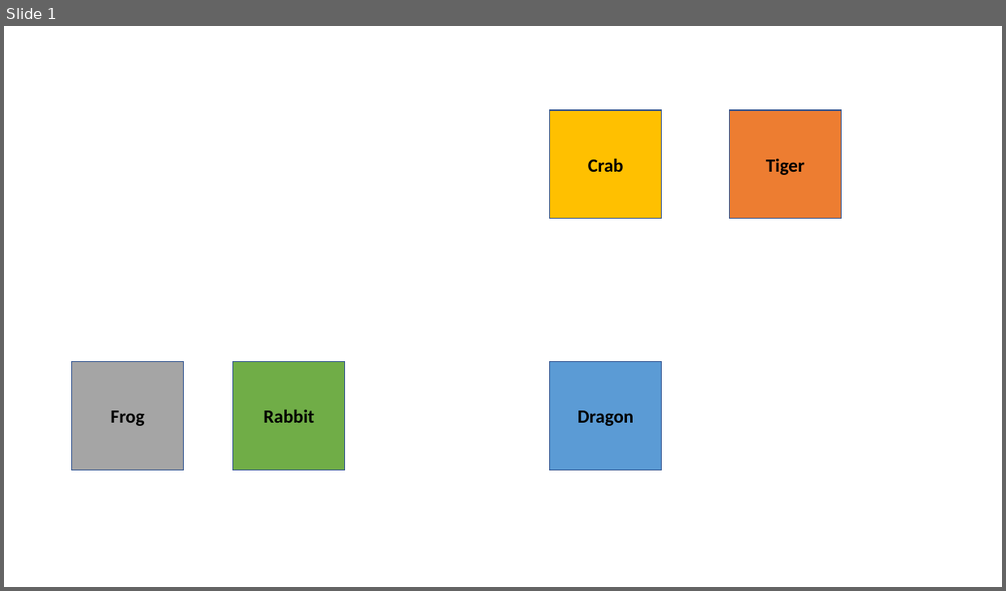
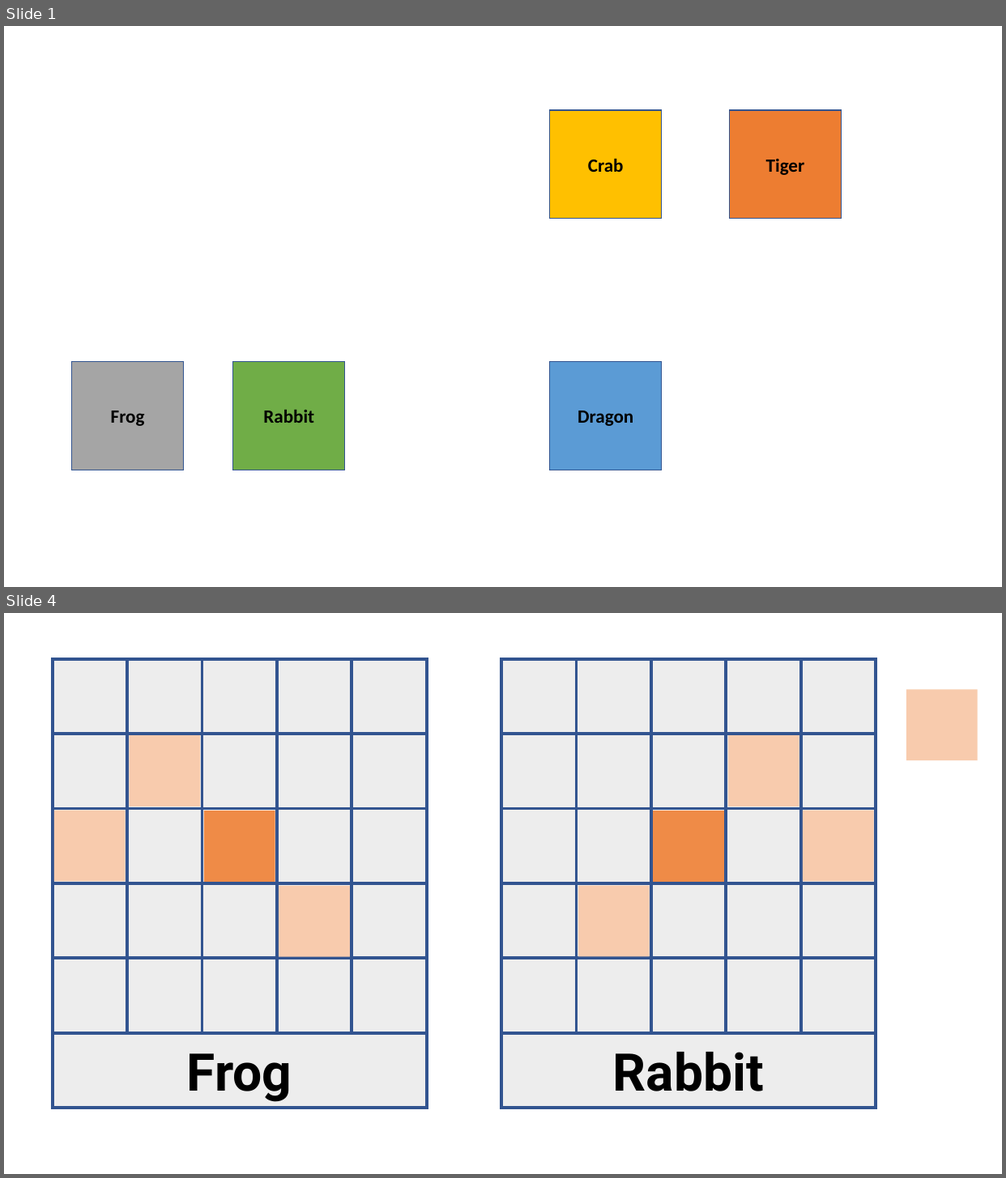
Before and after one commit to Biumsp/Onitama, a slide deck: onitama.pptx. Shown one above the other, each under a label of ours: slide 1 before the commit, slides 1 and 4 after it; the slides between them are not shown. The pictures are 1006x591 and 1006x1178 pixels, drawn with LibreOffice and Linux fonts; fonts in the diff are those of the drawing. Boxes give left, top, right and bottom in pixels: in the first picture for what was removed or moved away, otherwise in the second. Text is boxed around its words. In the diff, an @@ line names an element or a change of style, - is before the commit and + after.

```diff
--- a/onitama.pptx
+++ b/onitama.pptx
@@ slide 4 added at (4,613,1002,1174), background #FFFFFF @@
@@ rectangle added at (53,658,427,734), fill #EDEDED, outline #325491 3 pt @@
@@ rectangle added at (53,658,127,1033), outline #325491 3 pt @@
@@ rectangle added at (127,658,202,1033), outline #325491 3 pt @@
@@ rectangle added at (202,658,277,1033), outline #325491 3 pt @@
@@ rectangle added at (277,658,352,1033), outline #325491 3 pt @@
@@ rectangle added at (352,658,427,1033), outline #325491 3 pt @@
@@ rectangle added at (502,658,876,734), fill #EDEDED, outline #325491 3 pt @@
@@ rectangle added at (502,658,577,1033), outline #325491 3 pt @@
@@ rectangle added at (577,658,651,1033), outline #325491 3 pt @@
@@ rectangle added at (651,658,727,1033), outline #325491 3 pt @@
@@ rectangle added at (727,658,801,1033), outline #325491 3 pt @@
@@ rectangle added at (801,658,876,1033), outline #325491 3 pt @@
@@ rectangle added at (906,689,978,760), fill #F8CBAD @@
@@ rectangle added at (53,734,427,808), fill #EDEDED, outline #325491 3 pt @@
@@ rectangle added at (502,734,876,808), fill #EDEDED, outline #325491 3 pt @@
@@ rectangle added at (129,736,200,807), fill #F8CBAD @@
@@ rectangle added at (728,736,799,807), fill #F8CBAD @@
@@ rectangle added at (53,808,427,884), fill #EDEDED, outline #325491 3 pt @@
@@ rectangle added at (54,811,126,882), fill #F8CBAD @@
@@ rectangle added at (204,811,275,882), fill #EF8B47 @@
@@ rectangle added at (502,808,876,884), fill #EDEDED, outline #325491 3 pt @@
@@ rectangle added at (653,811,724,882), fill #EF8B47 @@
@@ rectangle added at (803,811,874,882), fill #F8CBAD @@
@@ rectangle added at (53,884,427,958), fill #EDEDED, outline #325491 3 pt @@
@@ rectangle added at (279,886,350,957), fill #F8CBAD @@
@@ rectangle added at (502,884,876,958), fill #EDEDED, outline #325491 3 pt @@
@@ rectangle added at (578,885,650,956), fill #F8CBAD @@
@@ rectangle added at (53,958,427,1033), fill #EDEDED, outline #325491 3 pt @@
@@ rectangle added at (502,958,876,1033), fill #EDEDED, outline #325491 3 pt @@
@@ rectangle added at (53,1033,427,1108), fill #EDEDED, outline #325491 3 pt @@
@@ rectangle added at (502,1033,876,1108), fill #EDEDED, outline #325491 3 pt @@
@@ text added at (187,1054,292,1102), 50 pt, text #000000, bold @@
+Frog
@@ text added at (613,1052,764,1092), 50 pt, text #000000, bold @@
+Rabbit
```
Also in this commit, not shown: 9 other slides added, 27 other files.
